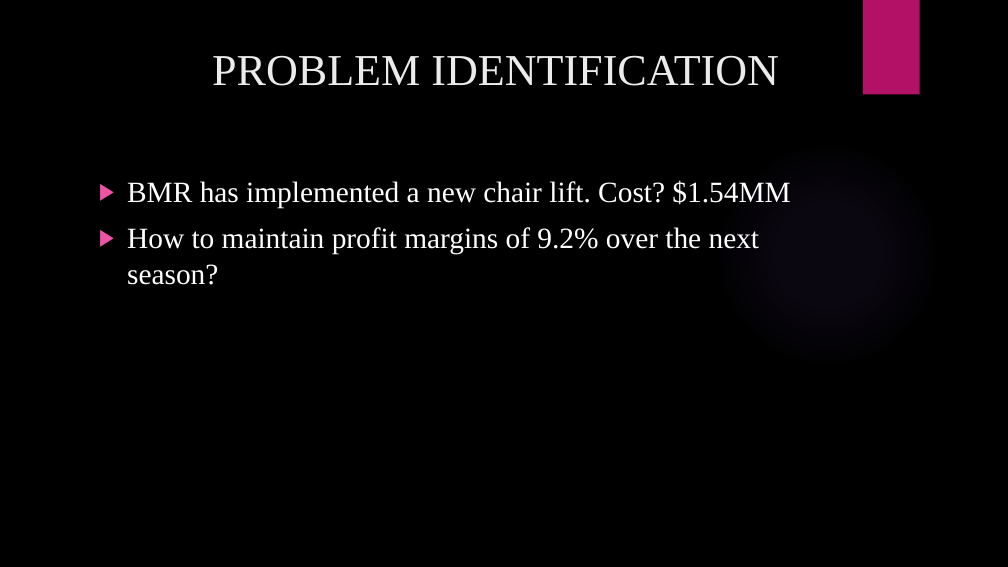
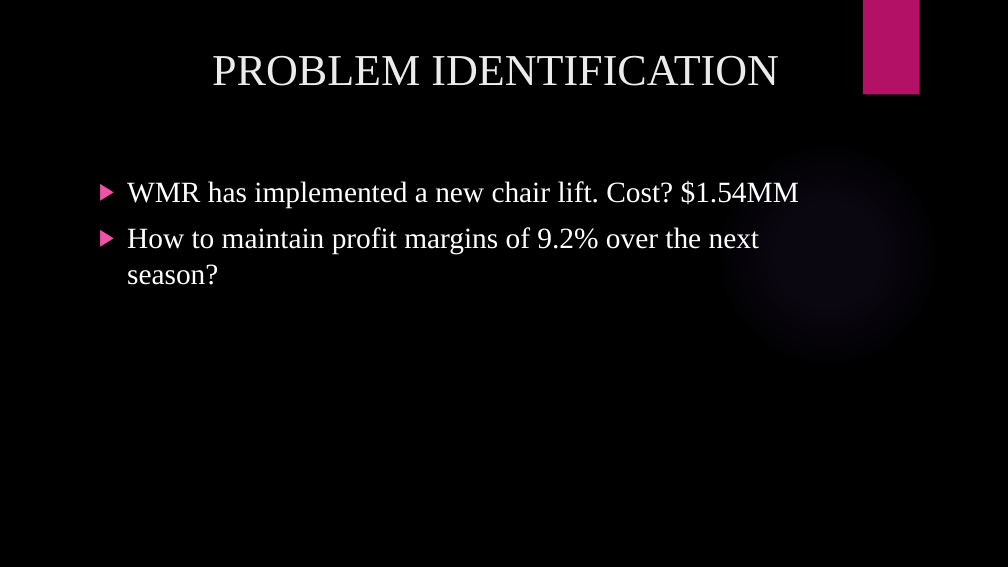
Before and after one commit to sanapplegates/Springbaord, a slide deck: slide 2 of Guided-capstone-Unit-6/Guided-Capstone-Project-Report.pptx. Drawn at 1008x567 pixels with LibreOffice and Linux fonts; fonts in the diff are those of the drawing; background and template pictures are left out. Boxes give left, top, right and bottom in pixels: in the first picture for what was removed or moved away, otherwise in the second. Text is boxed around its words. In the diff, an @@ line names an element or a change of style, - is before the commit and + after.

```diff
--- a/Guided-capstone-Unit-6/Guided-Capstone-Project-Report.pptx
+++ b/Guided-capstone-Unit-6/Guided-Capstone-Project-Report.pptx
@@ text at (x1=127, y1=180, x2=799, y2=209): text changed @@
-▶ BMR has implemented a new chair lift. Cost? $1.54MM
+▶ WMR has implemented a new chair lift. Cost? $1.54MM
```
Also in this commit, not shown: 2 other slides changed.
